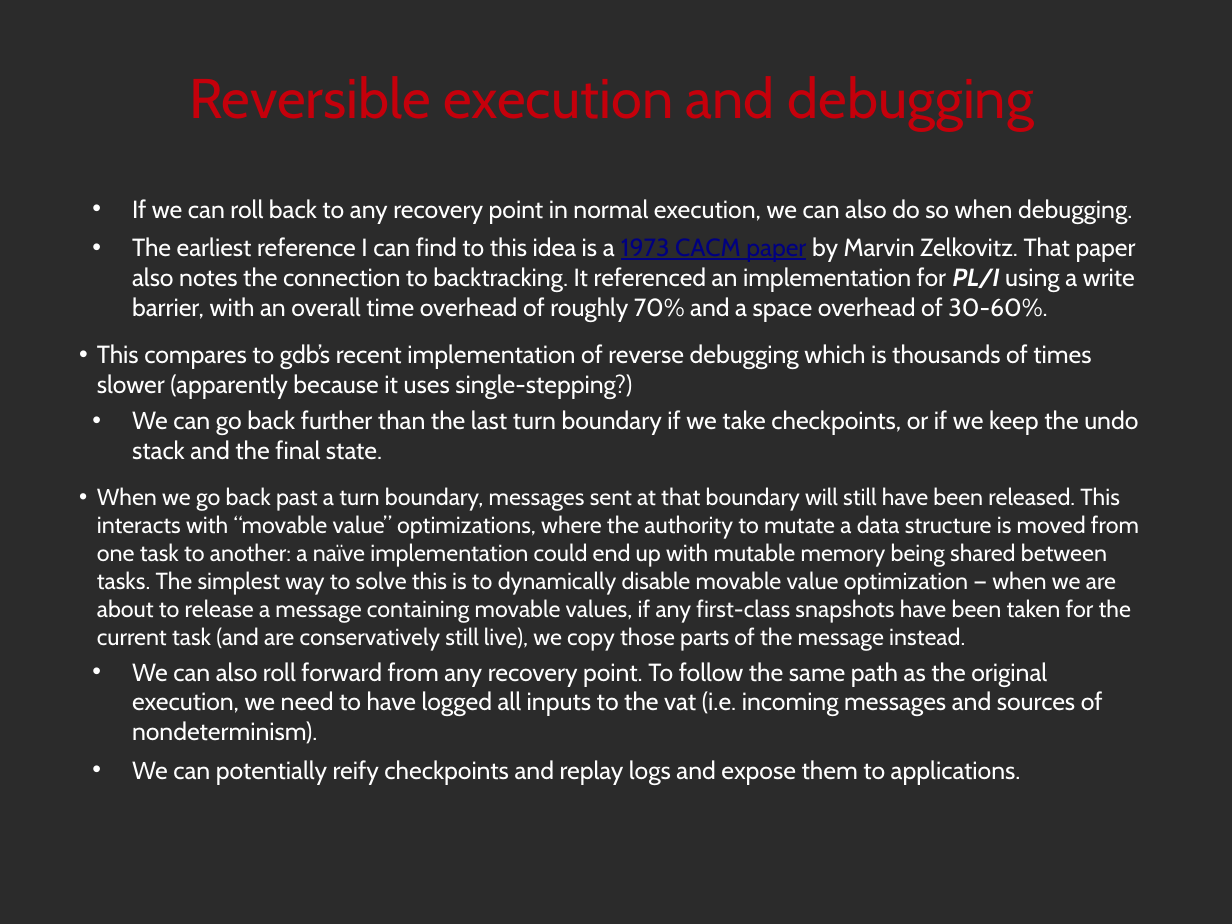
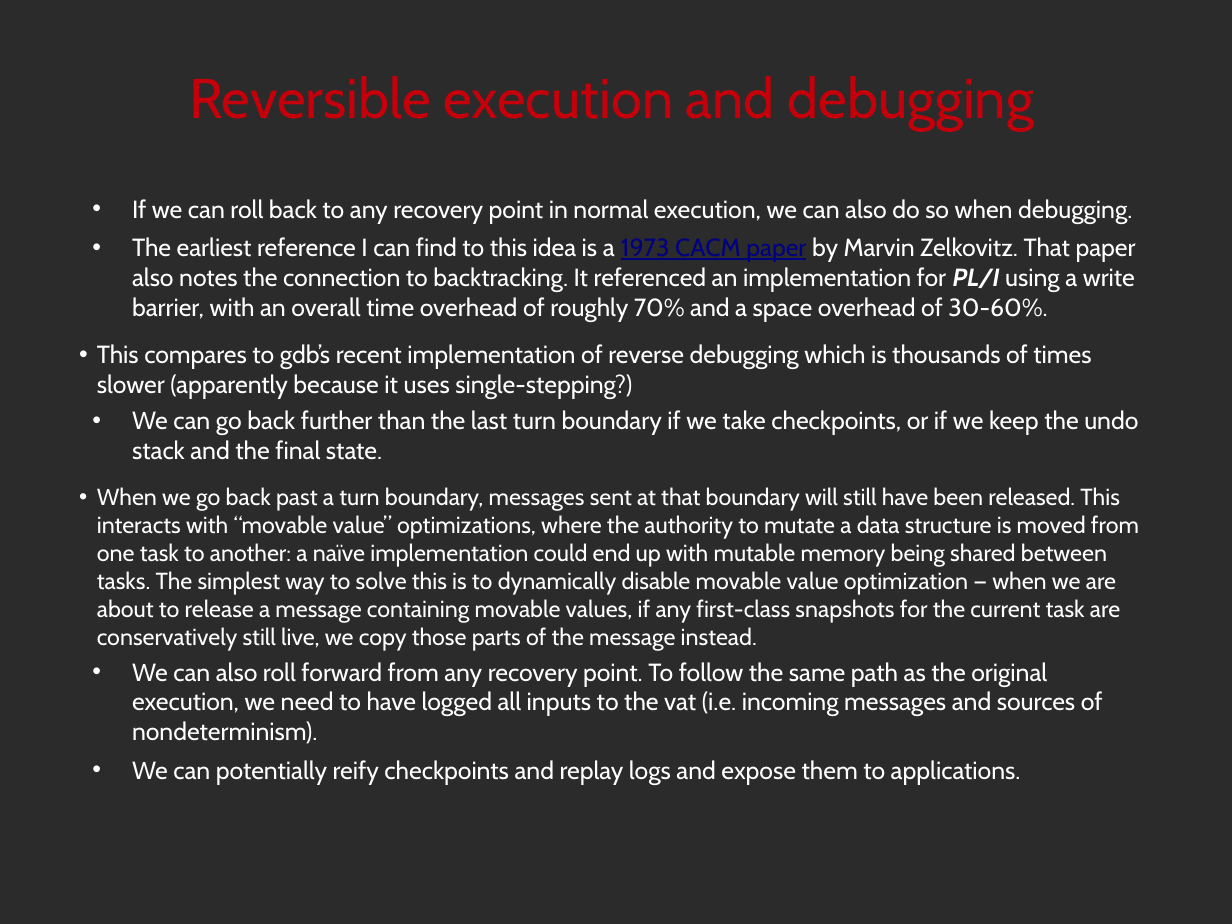
Before and after one commit to noether-lang/noether, a slide deck: slide 29 of doc/presentations/StrangeLoop2014/handling.odp (slide 28 before the commit). Drawn at 1232x924 pixels with LibreOffice and Linux fonts; fonts in the diff are those of the drawing; background and template pictures are left out; a plain dark background stands for a picture behind light text. Boxes give left, top, right and bottom in pixels: in the first picture for what was removed or moved away, otherwise in the second. Text is boxed around its words. In the diff, an @@ line names an element or a change of style, - is before the commit and + after.

Commit message:
Update error handling talk slides (minor corrections, and an important correction to the discussion of concurrent GC optimizations).

```diff
--- a/doc/presentations/StrangeLoop2014/handling.odp
+++ b/doc/presentations/StrangeLoop2014/handling.odp
@@ text at (97, 487, 1139, 651): text changed @@
-  • When we go back past a turn boundary, messages sent at that boundary will still have been released. This interacts with “movable value” optimizations, where the authority to mutate a data structure is moved from one task to another: a naïve implementation could end up with mutable memory being shared between tasks. The simplest way to solve this is to dynamically disable movable value optimization — when we are about to release a message containing movable values, if any first-class snapshots have been taken for the current task (and are conservatively still live), we copy those parts of the message instead.
+  • When we go back past a turn boundary, messages sent at that boundary will still have been released. This interacts with “movable value” optimizations, where the authority to mutate a data structure is moved from one task to another: a naïve implementation could end up with mutable memory being shared between tasks. The simplest way to solve this is to dynamically disable movable value optimization — when we are about to release a message containing movable values, if any first-class snapshots for the current task are conservatively still live, we copy those parts of the message instead.
```
Also in this commit, not shown: 21 other slides changed, 1 slide added, 2 other files.
